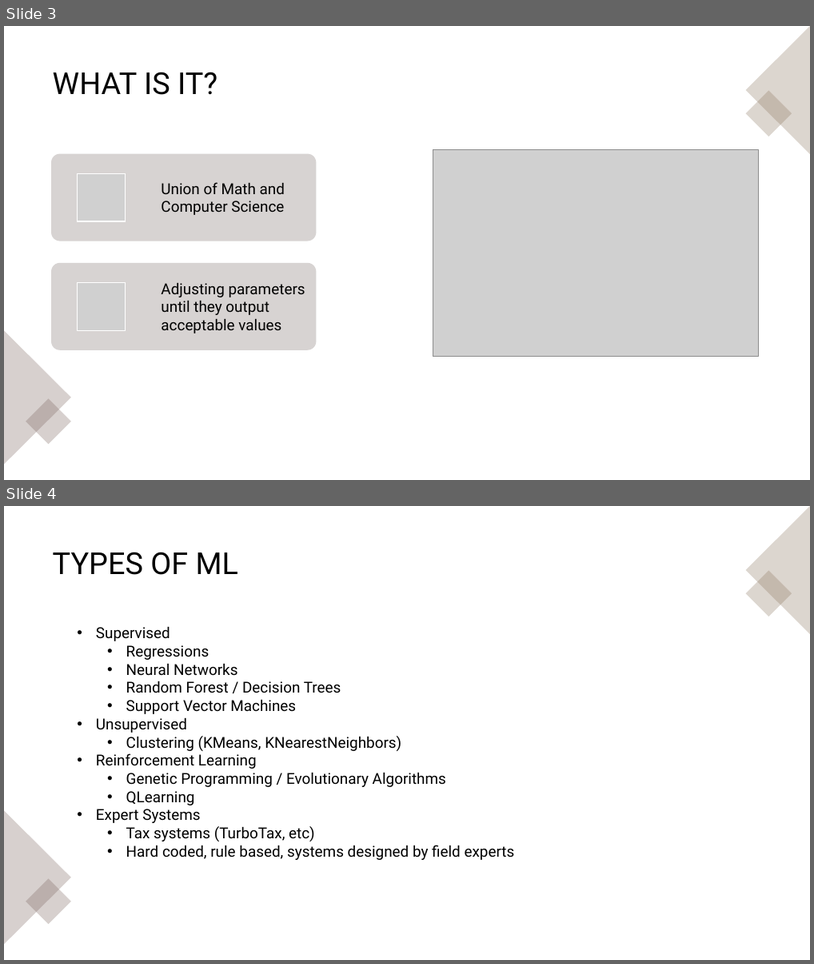
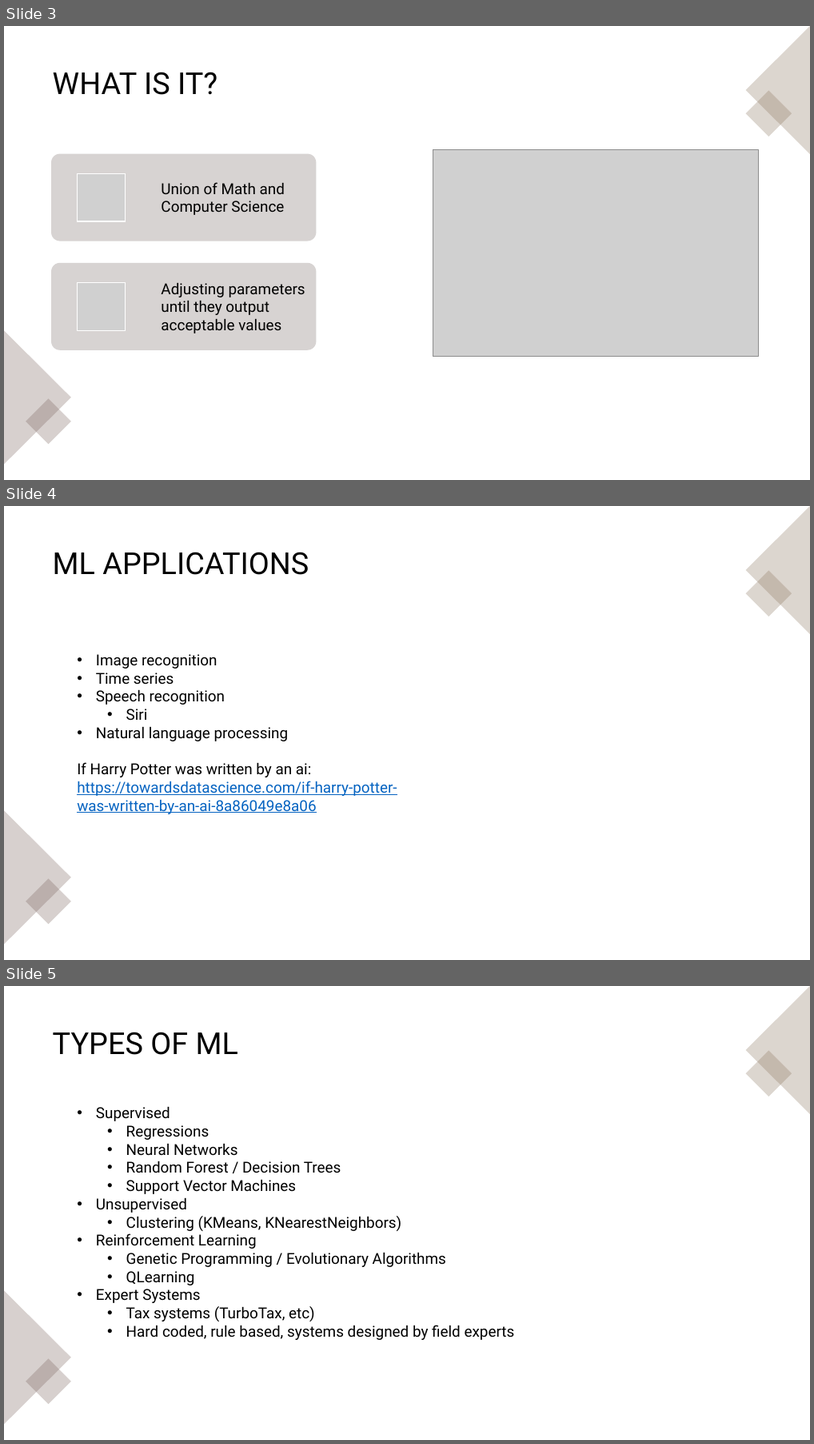
Before and after one commit to pkalivas/Demo.ML, a slide deck: deck.pptx. Shown one above the other, each under a label of ours: slides 3 and 4 before the commit, slides 3, 4 and 5 after it. The pictures are 814x964 and 814x1444 pixels, drawn with LibreOffice and Linux fonts; fonts in the diff are those of the drawing; grey boxes stand for pictures. Boxes give left, top, right and bottom in pixels: in the first picture for what was removed or moved away, otherwise in the second. Text is boxed around its words. In the diff, an @@ line names an element or a change of style, - is before the commit and + after.

```diff
--- a/deck.pptx
+++ b/deck.pptx
@@ slide 4 added at (4, 506, 810, 960), background #FFFFFF; not listed: 1 template element that a slide beside it also shows @@
@@ rectangle added at (4, 506, 810, 960), fill #FFFFFF @@
@@ triangle added at (746, 506, 810, 634), fill #8E7961 at 30% opacity @@
@@ title added at (53, 552, 309, 575), 36 pt, text #000000 @@
+ML APPLICATIONS
@@ rectangle added at (746, 571, 792, 617), fill #8E7961 at 30% opacity @@
@@ text added at (77, 654, 397, 814), 18 pt, text #000000 @@
+• Image recognition
+• Time series
+• Speech recognition
+  • Siri
+• Natural language processing
+If Harry Potter was written by an ai:
+https://towardsdatascience.com/if-harry-potter-was-written-by-an-ai-8a86049e8a06
@@ triangle added at (4, 810, 71, 944), fill #7C6560 at 30% opacity @@
@@ rectangle added at (26, 878, 71, 924), fill #7C6560 at 30% opacity @@
@@ what was slide 4 is now slide 5 @@
```
Also in this commit, not shown: 5 slides changed, 4 other files.
